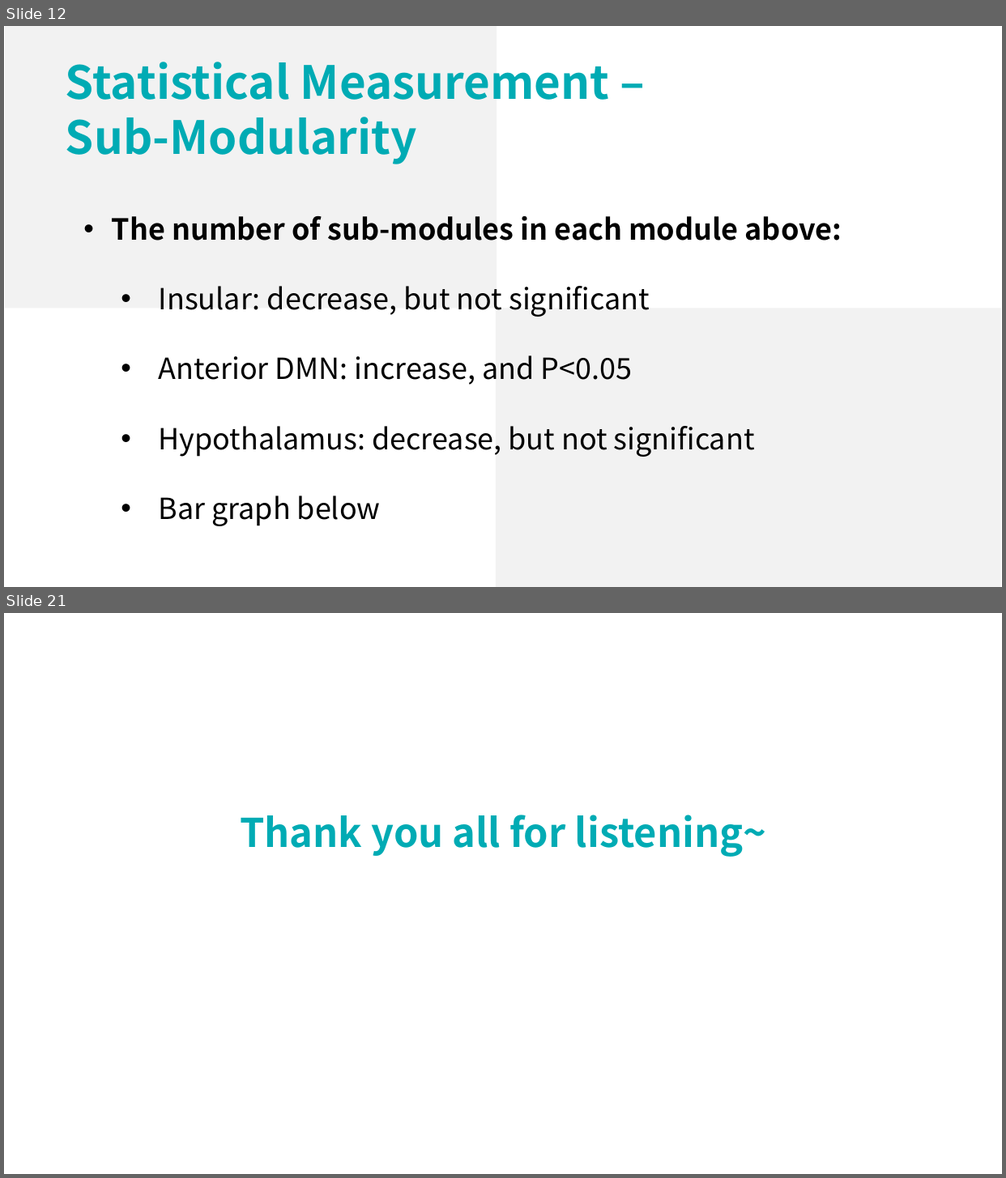
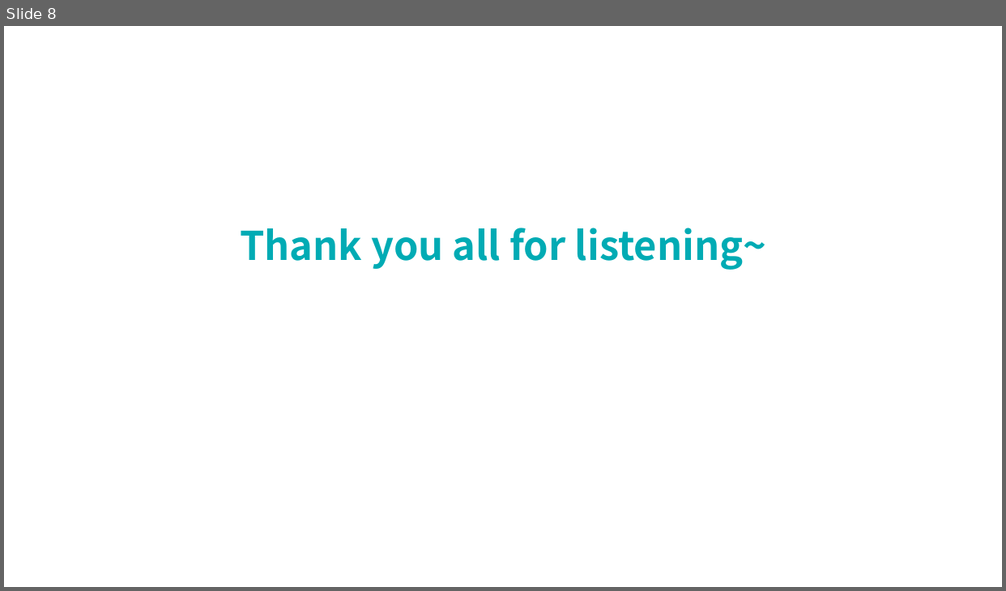
Before and after one commit to lsyoath/sheepy, a slide deck: ComputerVision.pptx. Shown one above the other, each under a label of ours: slides 12 and 21 before the commit, slide 8 after it; the slides between them are not shown. The pictures are 1006x1178 and 1006x591 pixels, drawn with LibreOffice and Linux fonts; fonts in the diff are those of the drawing. Boxes give left, top, right and bottom in pixels: in the first picture for what was removed or moved away, otherwise in the second. Text is boxed around its words. In the diff, an @@ line names an element or a change of style, - is before the commit and + after.

```diff
--- a/ComputerVision.pptx
+++ b/ComputerVision.pptx
@@ slide 12 removed at [4, 26, 1002, 587], background #FFFFFF @@
@@ rectangle removed at [5, 26, 496, 308] @@
@@ text removed at [66, 62, 609, 165] @@
-Statistical Measurement –
-Sub-Modularity
@@ text removed at [112, 216, 842, 527] @@
-• The number of sub-modules in each module above:
-  • Insular: decrease, but not significant
-  • Anterior DMN: increase, and P<0.05
-  • Hypothalamus: decrease, but not significant
-  • Bar graph below
@@ rectangle removed at [496, 308, 1001, 587] @@
@@ what was slide 21 is now slide 8 @@
```
Also in this commit, not shown: 1 slide changed, 6 slides added, 18 other slides removed.
